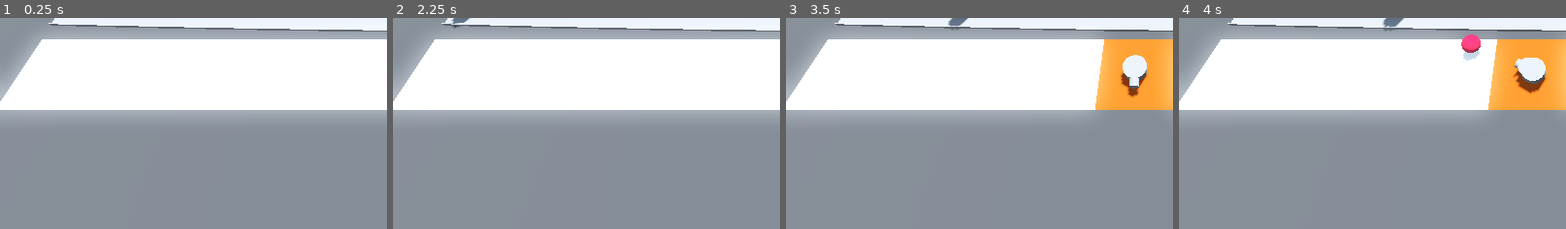
Above: before the commit, frames 1-4 (left to right).
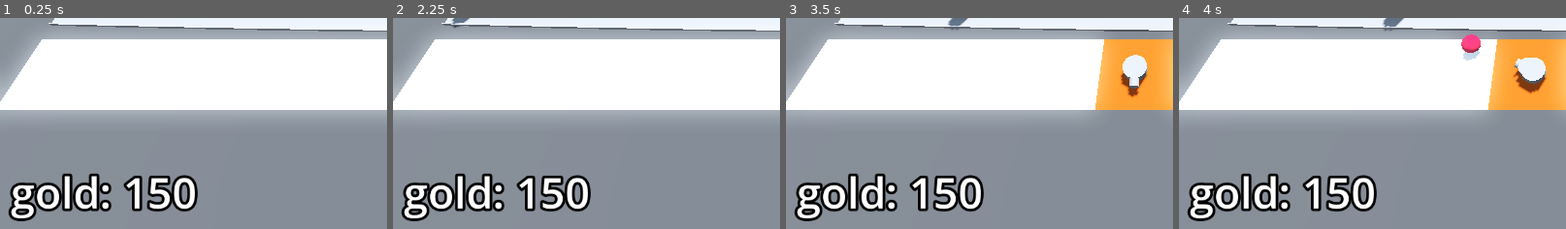
Above: after the commit, the same moments.

Repository: BerkayOzercan/Tutorial-Godot-Barbarian-Blaster
Game: Godot game, scene res://BaseLevel.tscn
Two runs of this game, one before a commit and one after it. Both use one fixed random seed, a clock stepped at 60 frames per second and the inputs below.
Inputs (mouse positions are % of the whole screen's width and height, from its top left):
- Up to frame 1 (0.25 s): no input
- Up to frame 2 (2.25 s): tap Enter at 0.5, 2 s; move the mouse to (72, 43) at 0.52 s; click (72, 43) at 0.6 s; tap Space at 1.25 s; move the mouse to (30, 54) at 1.27 s; click (30, 54) at 1.35 s; move the mouse to (60, 26) at 2.02 s; click (60, 26) at 2.1 s
- Up to frame 3 (3.5 s): move the mouse to (45, 69) at 2.77 s; click (45, 69) at 2.85 s
- Up to frame 4 (4 s): move the mouse to (80, 64) at 3.52 s; click (80, 64) at 3.6 s
The pictures show only the part of the screen within x 0-50%, y 49-99%; the shares and areas given below are measured in that part.

The runs differ from the first frame. In frame 1, 5.9% of the frame differs, in the area x 2-52%, y 73-97%; in frame 2, 5.9%; in frame 3, 5.9%; in frame 4, 5.9%.

Commit message:
Edit : set margin label

Diff:
--- /dev/null
+++ b/Bank.gd
@@ -0,0 +1,12 @@
+extends MarginContainer
+
+@export var starting_gold: int = 150
+@onready var label: Label = $Label
+
+var gold: int:
+	set(gold_in):
+		gold = max(gold_in, 0)
+		label.text = "gold: " + str(gold)
+
+func _ready() -> void:
+	gold = starting_gold
--- a/BaseLevel.tscn
+++ b/BaseLevel.tscn
@@ -7,6 +7,7 @@
 [ext_resource type="Script" path="res://EnemyPath.gd" id="3_l2o2v"]
 [ext_resource type="Script" path="res://TurretManager.gd" id="5_b0jrk"]
 [ext_resource type="PackedScene" uid="uid://w048g87bk8jn" path="res://Turret/turret.tscn" id="6_c203q"]
+[ext_resource type="Script" path="res://Bank.gd" id="8_wa3yd"]
 
 [sub_resource type="ProceduralSkyMaterial" id="ProceduralSkyMaterial_37rqm"]
 sky_horizon_color = Color(0.64625, 0.65575, 0.67075, 1)
@@ -30,6 +31,11 @@
 "tilts": PackedFloat32Array(0, 0, 0, 0, 0)
 }
 point_count = 5
+
+[sub_resource type="LabelSettings" id="LabelSettings_cmac6"]
+font_size = 64
+outline_size = 16
+outline_color = Color(0, 0, 0, 1)
 
 [node name="BaseLevel" type="Node3D"]
 
@@ -113,4 +119,24 @@
 enemy_path = NodePath("../EnemyPath")
 turret = ExtResource("6_c203q")
 
+[node name="Bank" type="MarginContainer" parent="."]
+anchors_preset = 15
+anchor_right = 1.0
+anchor_bottom = 1.0
+grow_horizontal = 2
+grow_vertical = 2
+mouse_filter = 2
+theme_override_constants/margin_left = 16
+theme_override_constants/margin_top = 16
+theme_override_constants/margin_right = 16
+theme_override_constants/margin_bottom = 16
+script = ExtResource("8_wa3yd")
+
+[node name="Label" type="Label" parent="Bank"]
+layout_mode = 2
+size_flags_horizontal = 0
+size_flags_vertical = 8
+text = "PlaceHolder Text"
+label_settings = SubResource("LabelSettings_cmac6")
+
 [connection signal="timeout" from="EnemyPath/Timer" to="EnemyPath" method="_on_timer_timeout"]
Not shown: 1 places in BaseLevel.tscn that only renumber resources
